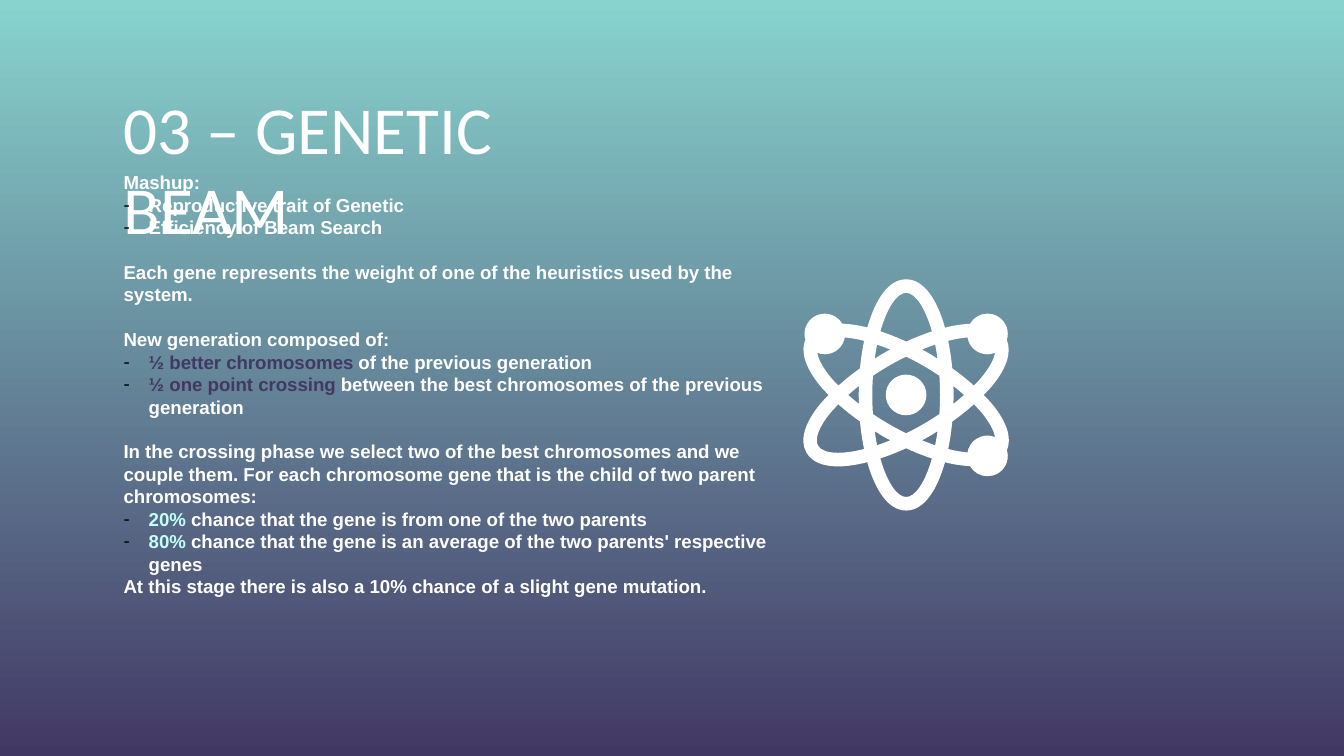
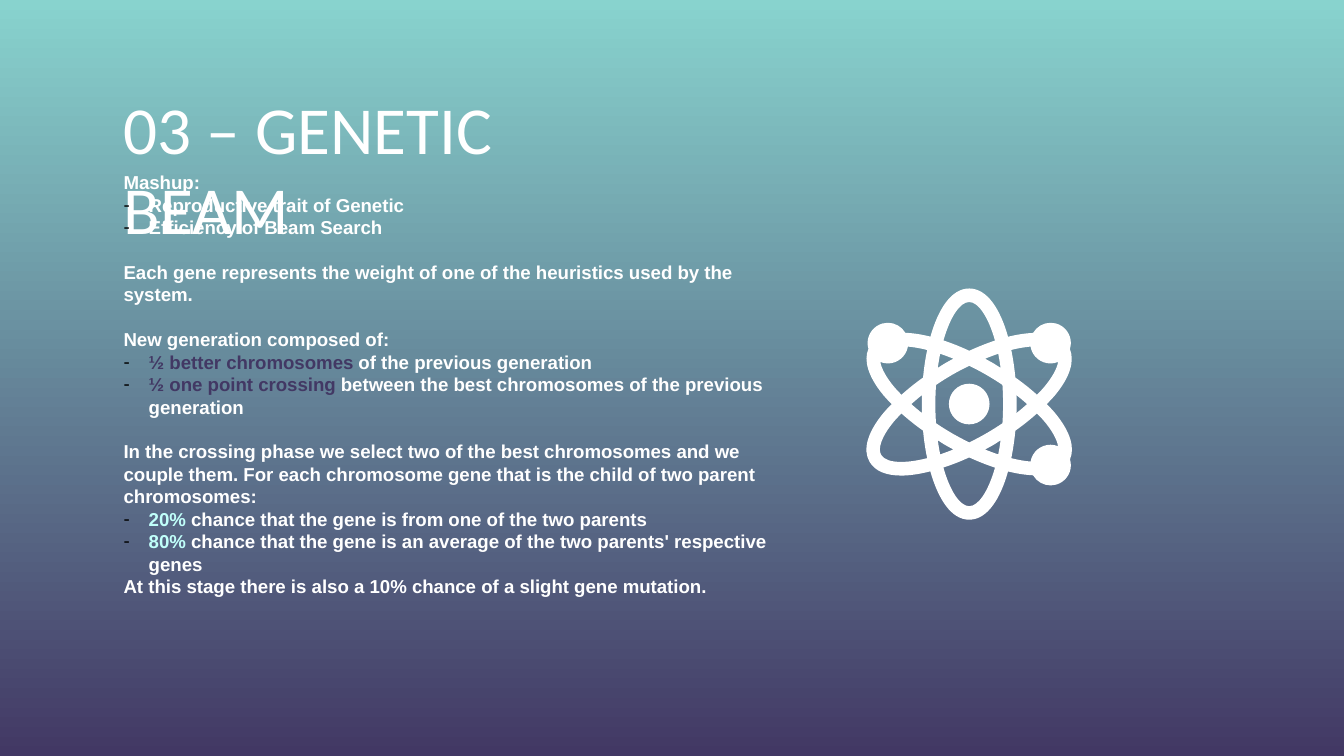
Before and after one commit to Chrism1c/TetrAIs, a slide deck: slide 8 of doc/Presentazione TetrAIs.pptx. Drawn at 1344x756 pixels with LibreOffice and Linux fonts; fonts in the diff are those of the drawing; background and template pictures are left out. Boxes give left, top, right and bottom in pixels: in the first picture for what was removed or moved away, otherwise in the second. Text is boxed around its words. In the diff, an @@ line names an element or a change of style, - is before the commit and + after.

```diff
--- a/doc/Presentazione TetrAIs.pptx
+++ b/doc/Presentazione TetrAIs.pptx
@@ freeform shape: place and size @@
-freeform shape at bbox=[800, 280, 1012, 511]
+freeform shape at bbox=[863, 289, 1075, 520]
@@ freeform shape: place and size @@
-freeform shape at bbox=[886, 375, 926, 415]
+freeform shape at bbox=[949, 384, 989, 425]
```
Also in this commit, not shown: 3 other slides changed.
